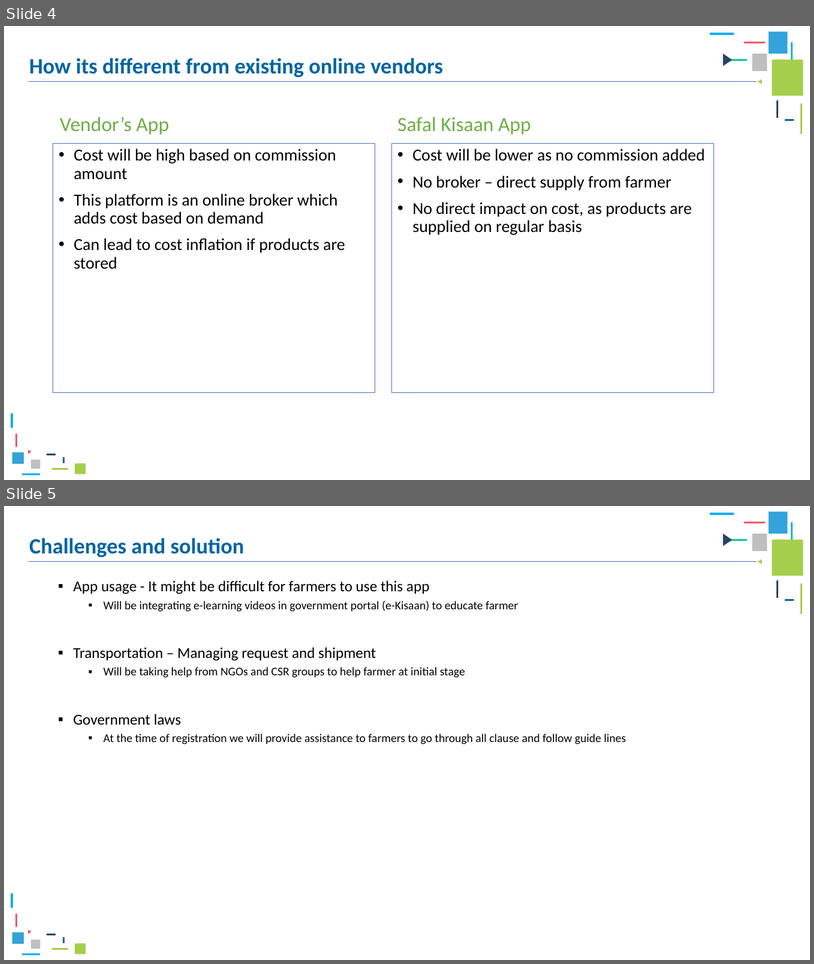
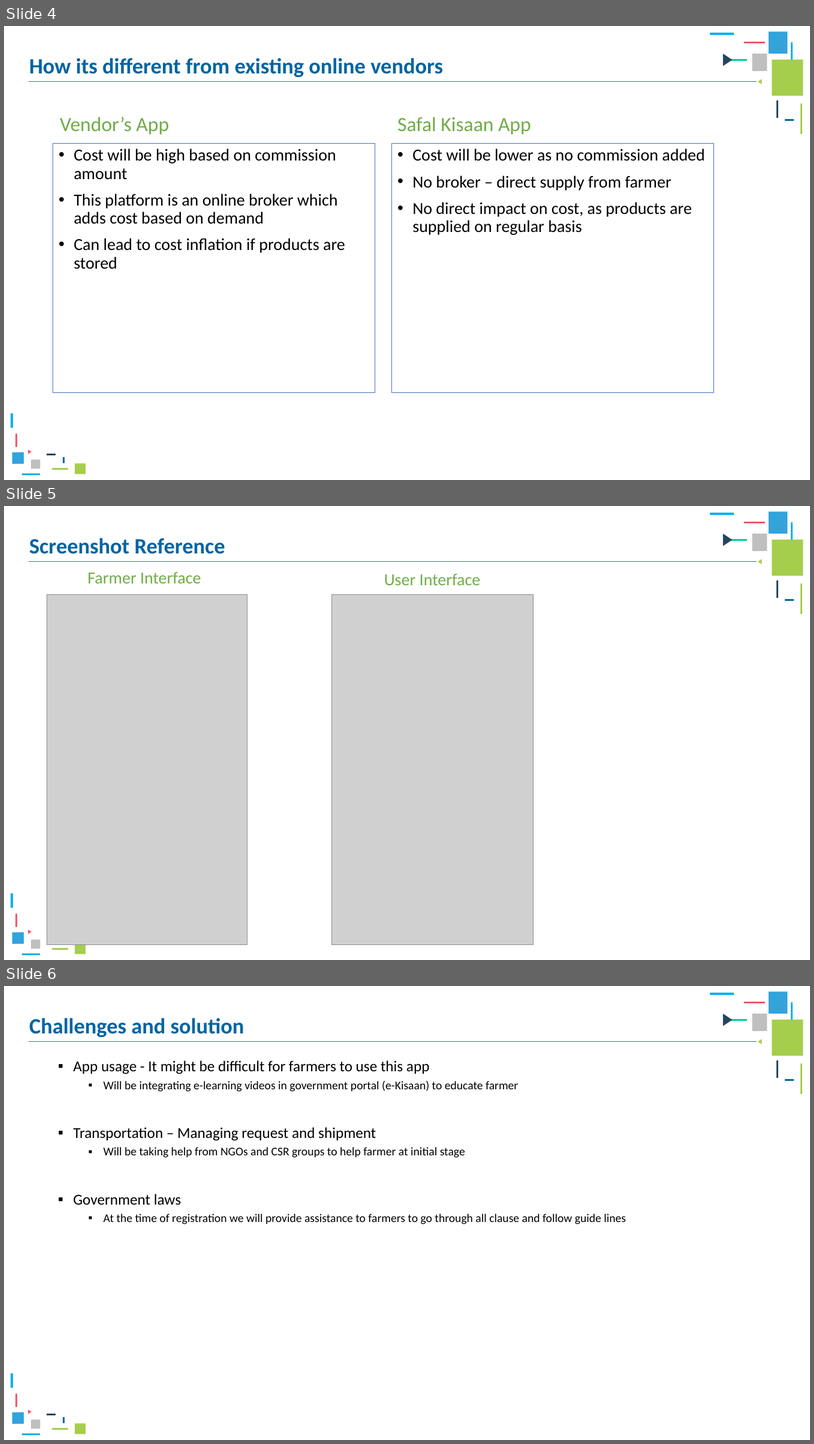
Before and after one commit to rahulhanday/FET_FEST, a slide deck: FET_Team_Alpha.pptx. Shown one above the other, each under a label of ours: slides 4 and 5 before the commit, slides 4, 5 and 6 after it. The pictures are 814x964 and 814x1444 pixels, drawn with LibreOffice and Linux fonts; fonts in the diff are those of the drawing; grey boxes stand for pictures. Boxes give left, top, right and bottom in pixels: in the first picture for what was removed or moved away, otherwise in the second. Text is boxed around its words. In the diff, an @@ line names an element or a change of style, - is before the commit and + after.

Commit message:
updated PPT

```diff
--- a/FET_Team_Alpha.pptx
+++ b/FET_Team_Alpha.pptx
@@ slide 5 added at box(4, 506, 810, 960), background #FFFFFF @@
@@ text added at box(29, 538, 225, 554), 26 pt, text #0064A2, bold @@
+Screenshot Reference
@@ group added at box(711, 511, 804, 614): 7 lines, 3 rectangles, 2 triangles @@
@@ line added from (29, 562) to (757, 562), #4472C4 0.5 pt @@
@@ text added at box(87, 572, 201, 583), 20 pt, text #70AD47 @@
+Farmer Interface
@@ text added at box(384, 574, 481, 585), 20 pt, text #70AD47 @@
+User Interface
@@ picture added at box(47, 595, 247, 945) @@
@@ picture added at box(332, 595, 533, 945) @@
@@ group added at box(12, 893, 86, 954): 5 lines, 3 rectangles, 1 triangle @@
@@ what was slide 5 is now slide 6 @@
```
